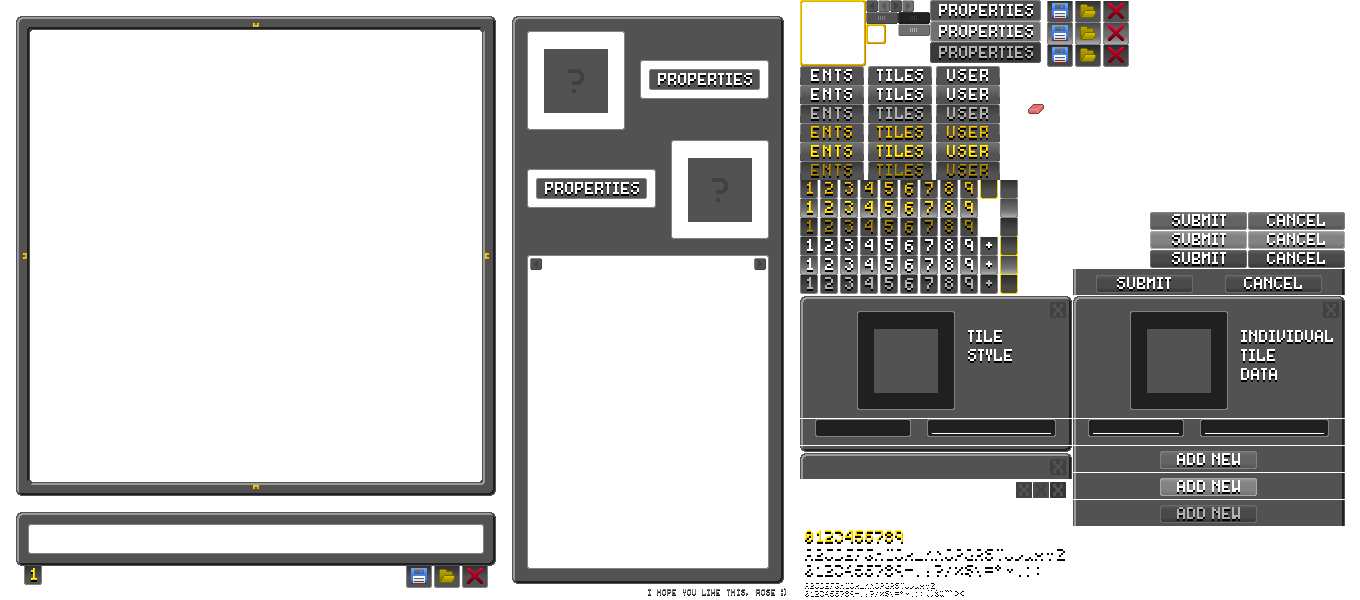
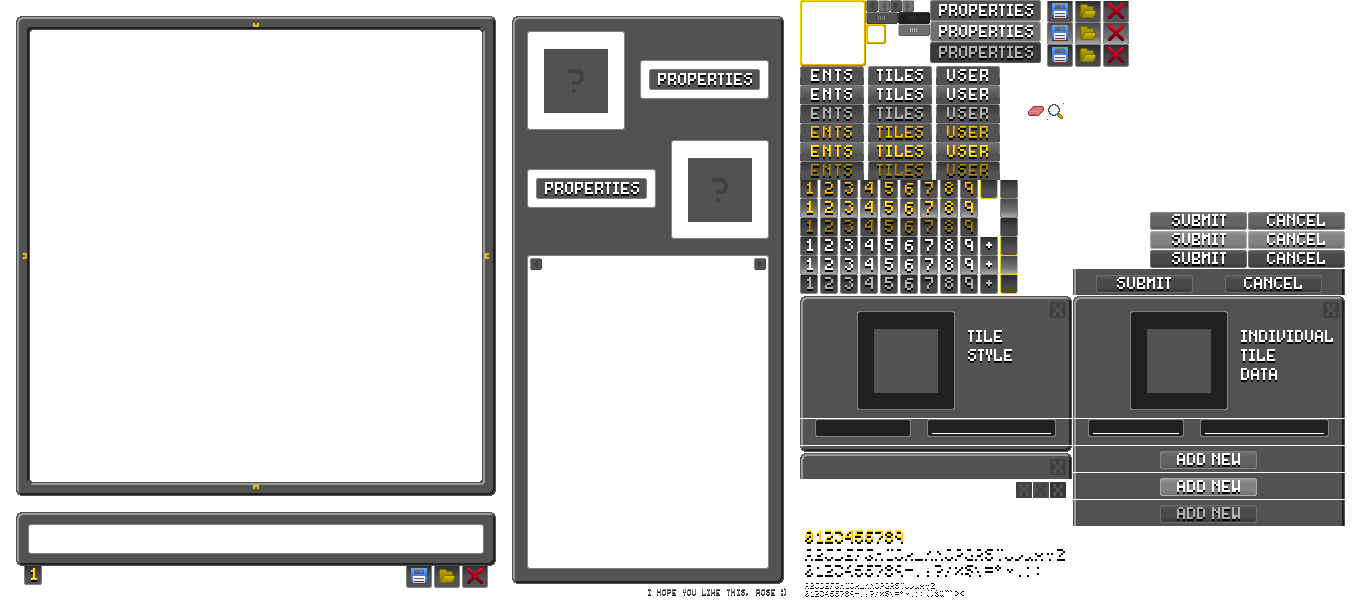
Revision of a layered 1360 x 600 image; what changed, layer by layer:
painted on "cursors" over [1028, 103, 1064, 120]
